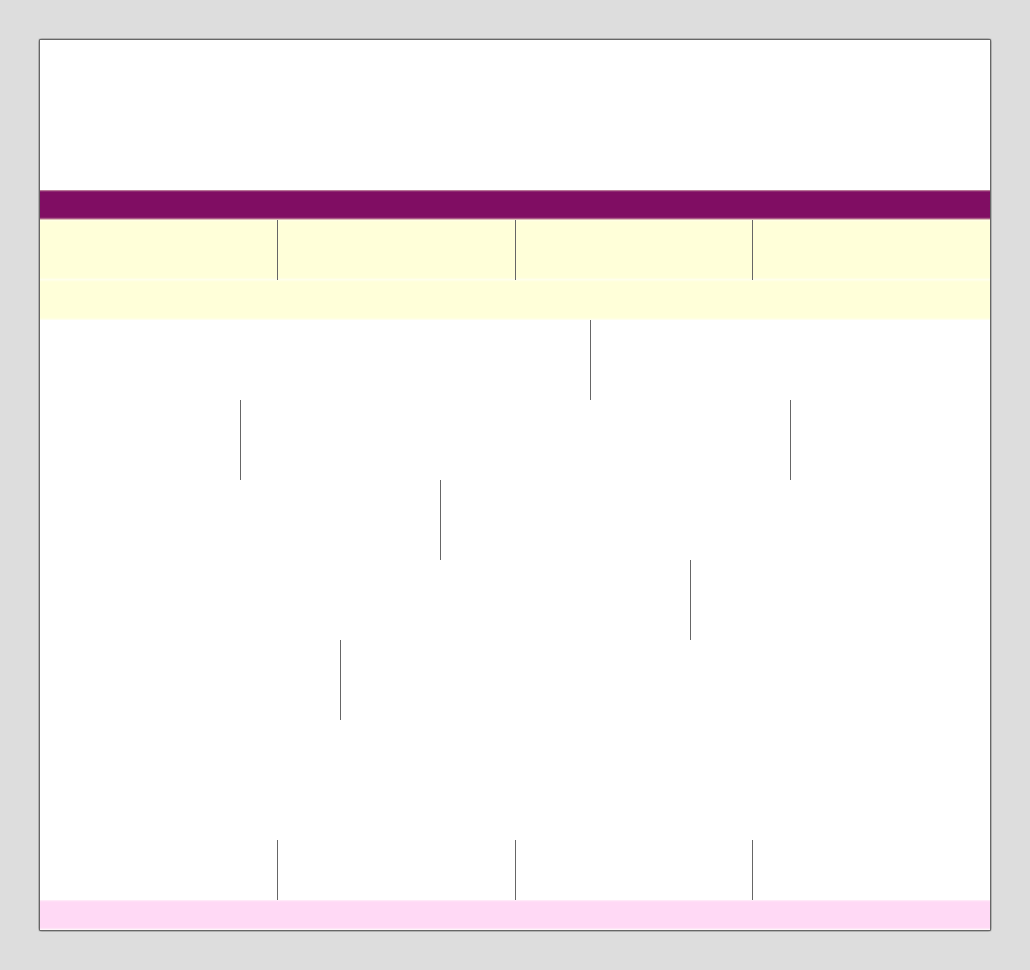
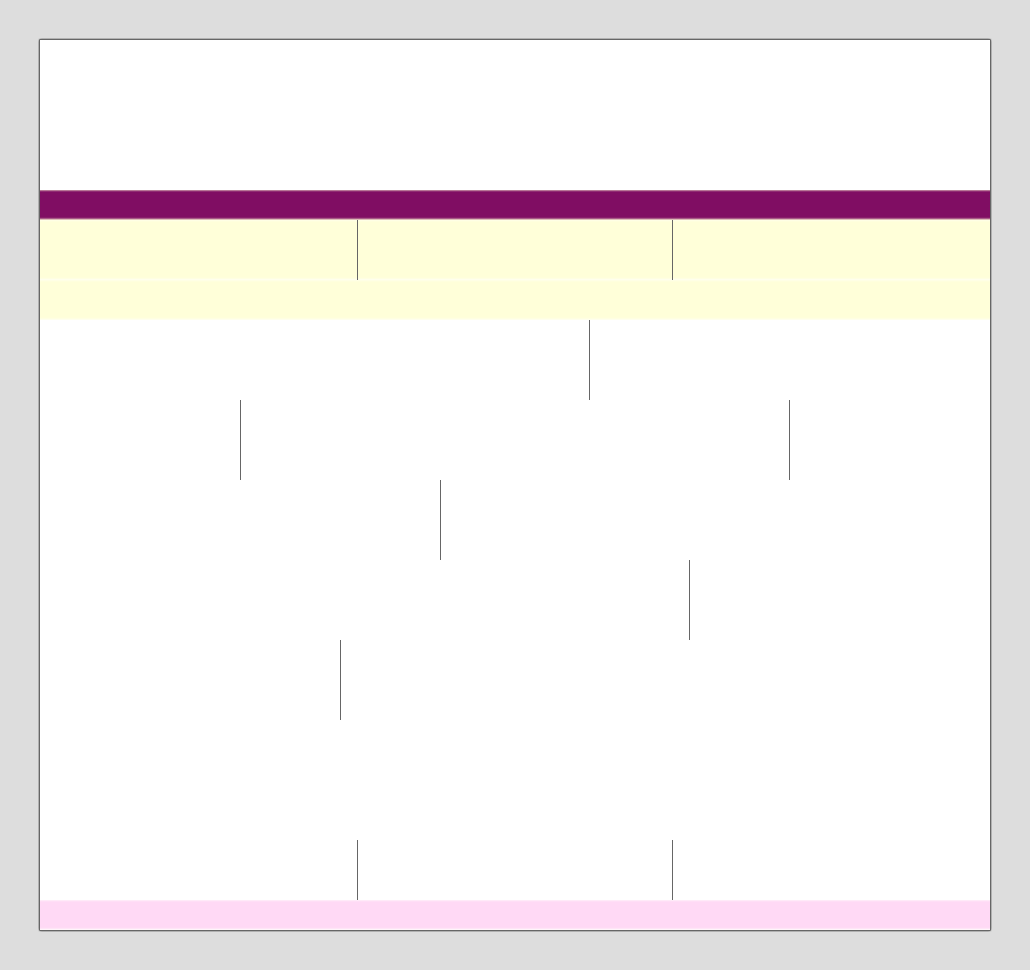
Before/after of a 1030x970 layered artwork. What changed in the layer stack:
painted on "stroke" over [277, 220, 791, 900]
